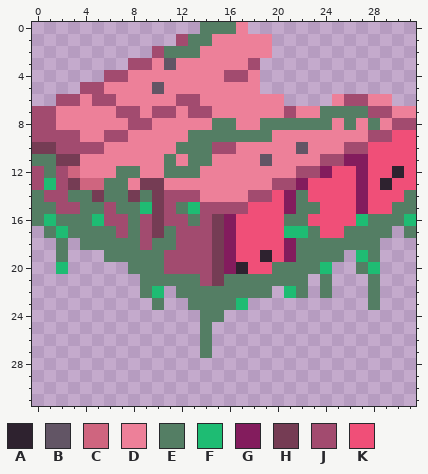
Pixel-art file -- Assets/Art/S_Wall_Wood_Nightmare_Floating.aseprite. Above is the file before it was changed.
32x32 pixels, 1 frame.
Visible layers, top first: "Layer 1", "Pink Copy".
Palette (. is transparent): A #2e222f  B #625565  C #cf657f  D #ed8099  E #547e64  F #1ebc73  G #831c5d  H #753c54  J #a24b6f  K #f04f78
Pixels before, first column x 0:
 0 ..............EEED..............
 1 ............JEEDDDDD............
 2 ..........JEEEDDDDDD............
 3 ........JJDBDDDDDDJ.............
 4 ......JJDDDDDDDDJJD.............
 5 ....JJDDDDBDDDDDDDD.............
 6 ..JJDJJDDDDDJJDDDDDDD....DJJDD..
 7 JJDDDDDJJDJJDJJDDDDDDJDDEEEEJJDD
 8 JJDDDDDDJJDDDDDEEDDEEEEEEDEDEDJJ
 9 JJJJDDJJDDDDDEEEEEEEDDDDDDDDJJKK
10 HHJJJJDDDDDDEEEJJDDDDDBDDDJJKKKK
11 EEHHDDDDDDDEDEEDDDDBDDDDJJGGKKKK
12 JEJCDDDEEDDEEEDDDDDDDDJJGKKGKKAK
13 JFJHCCEEDHHDDDDDDDDDJJGKKKKGKAKK
14 EJJEEHEEHEHJJJDDDDJJKGEKKKKGKKKE
15 EEJJEEJEEFHJEFJJJJKKKGEEKKKGKKEE
16 EFEEEFJJEJHJJEJHGKKKKEEKKKKFEEEF
17 .EFEEEEJEJHEJJJHGKKKKFFEKKEEEE.E
18 ..E.EEEEEJEEJJJHGKKKKGEEEEEEE...
19 ..E...EEEEEJJJJHGKKAKGEEEE.FE...
20 ..F.....EEEJJJJHGAKKEEEEF..EF...
21 .........EEEEEJHEEEEEEE.E...E...
22 .........EF.EEEEEEEE.FE.E...E...
23 ..........E..EEEEF..........E...
24 ..............EE................
25 ..............E.................
26 ..............E.................
27 ..............E.................
After the commit:
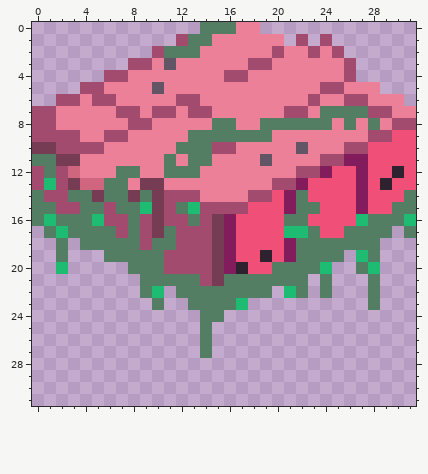
Commit message: Update dream and nightmare cubes
From old to new:
Layer "Pink Copy":
y 0: x 18 . -> D
y 1: x 20 . -> D; x 22 . -> J; x 24 . -> J
y 2: x 20..25 ...... -> JDDJDJ
y 3: x 19..26 ........ -> JDDDDDDJ
y 4: x 19..26 ........ -> DDDDDDDJ
y 5: x 19..28 .......... -> DDDDDJJDDD
y 6: x 21..24 .... -> DDJD; x 30 . -> D
y 7: x 22 D -> J
Boxes around the changes in both pictures, in picture pixels (x1, y1, x2, y2):
changed: (248, 22, 404, 118)
